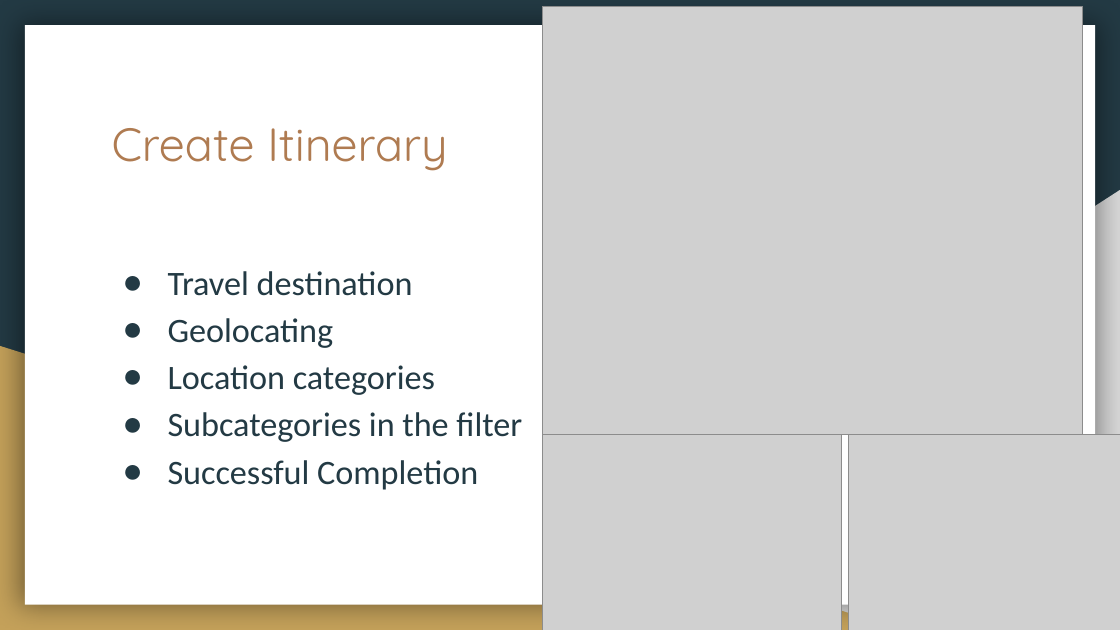
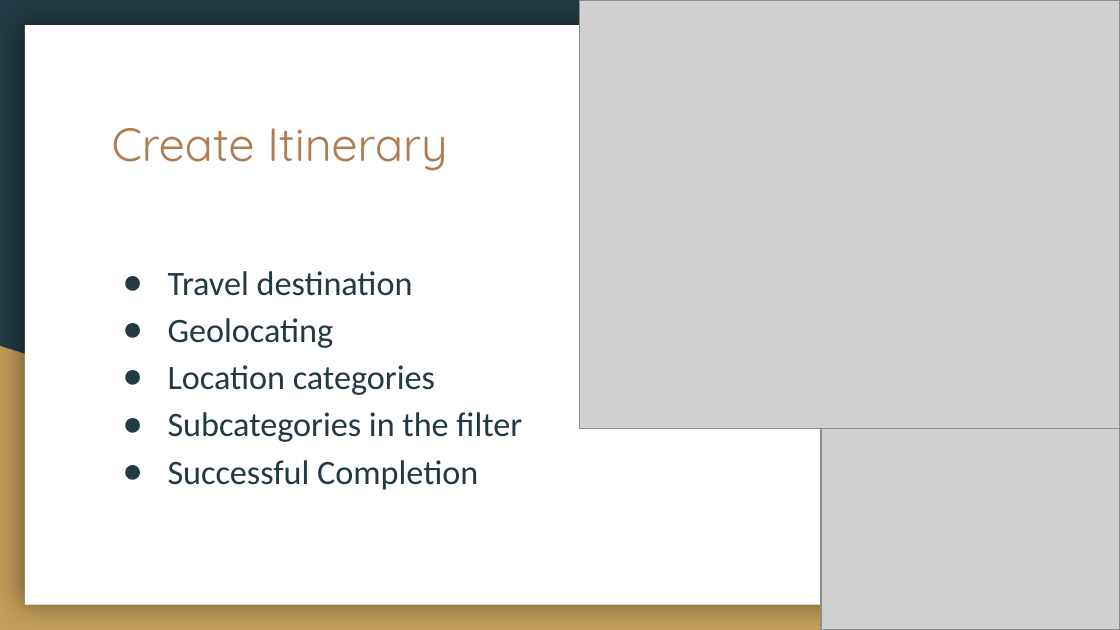
Before and after one commit to DustinWZook/Atlas-Itinerary, a slide deck: slide 6 of Documents/Project Design/Project Design.pptx (slide 5 before the commit). Drawn at 1120x630 pixels with LibreOffice and Linux fonts; fonts in the diff are those of the drawing; grey boxes stand for pictures. Boxes give left, top, right and bottom in pixels: in the first picture for what was removed or moved away, otherwise in the second. Text is boxed around its words. In the diff, an @@ line names an element or a change of style, - is before the commit and + after.

```diff
--- a/Documents/Project Design/Project Design.pptx
+++ b/Documents/Project Design/Project Design.pptx
@@ picture: place and size @@
-picture at <box>542,7,1082,435</box>
+picture at <box>580,0,1120,428</box>
@@ picture: place and size @@
-picture at <box>542,435,841,630</box>
+picture at <box>821,428,1120,629</box>
@@ picture removed at <box>849,435,1120,630</box> @@
```
Also in this commit, not shown: 6 other slides changed, 2 slides added, 1 slide removed.
